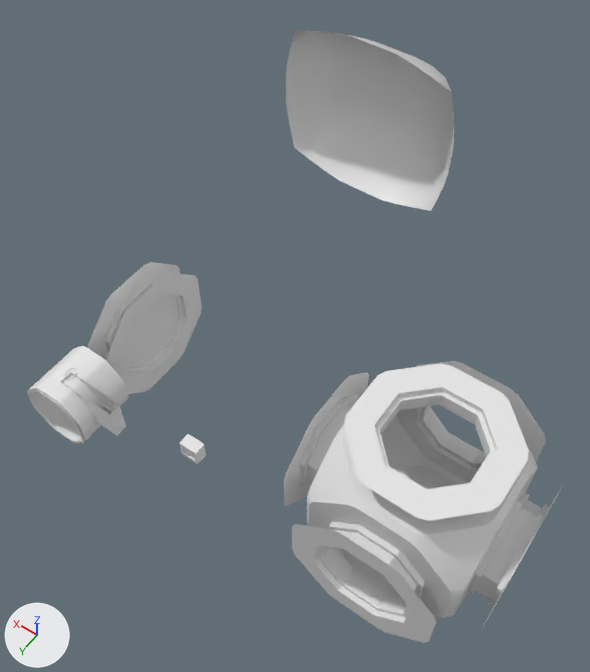
An edit to the Blender file Assets/Blender/pipe.blend, drawn before and after from the same camera.
One viewpoint serves both versions: a 50 mm camera at (-30.0, 18.8, 52.6) aimed at (-4.6, -16.8, -3.2). Arrows for +X, +Y and +Z are at lower left; the lights stay in place.

Objects in the first picture: 'Cube', 'Cylinder', 'cache', 'door', 'door interior', 'sas', 'wall', 'wall 2'.
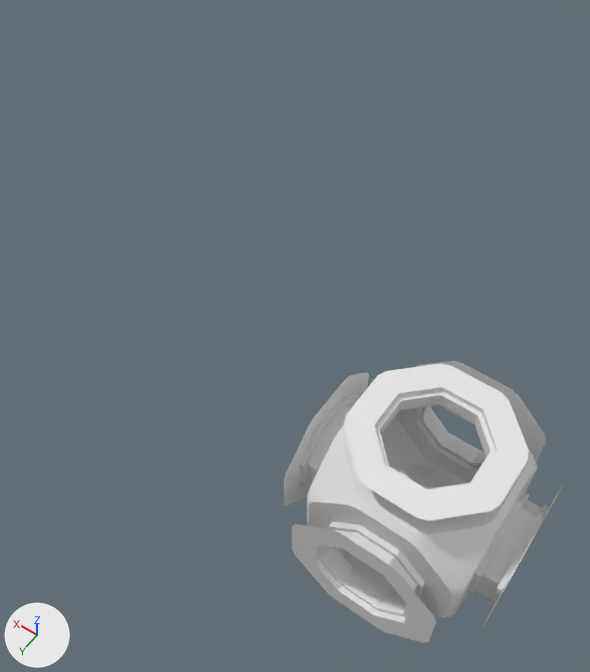
What differs and where, as boxes (x1, y1, x2, y2) in the pictures (590 x 672 px):
'cache', hidden: before (286, 30, 454, 211)
'door', hidden: before (88, 262, 202, 394)
'Cylinder', hidden: before (27, 346, 129, 443)
'door interior', hidden: before (112, 296, 179, 368)
'wall 2', hidden: before (83, 393, 126, 436)
'wall', hidden: before (61, 372, 122, 422)
'Cube', hidden: before (179, 434, 206, 464)

Diff of the bpy script that builds the scene:
```diff
--- a/Assets/Blender/pipe.blend.py
+++ b/Assets/Blender/pipe.blend.py
@@ ob_pipe_head_left @@
 ob_pipe_head_left.scale = (0.5, 0.5, 1.0)
+ob_pipe_head_left.hide_set(True)
@@ ob_cube @@
 ob_cube.location = (-7.0, -1.0, 2.0)
+ob_cube.hide_set(True)
@@ ob_wall @@
 ob_wall.location = (4.5, -0.5, -0.5)
+ob_wall.hide_set(True)
@@ ob_wall_2 @@
 ob_wall_2.location = (4.5, -0.5, -0.5)
+ob_wall_2.hide_set(True)
@@ ob_cylinder @@
 ob_cylinder.location = (4.5, -0.5, -0.5)
+ob_cylinder.hide_set(True)
@@ ob_door @@
 ob_door.location = (4.5, -8.5, -0.5)
+ob_door.hide_set(True)
@@ ob_cache @@
 ob_cache.location = (4.5, -49.5, -0.5)
+ob_cache.hide_set(True)
@@ ob_door_interior @@
 ob_door_interior.location = (4.5, -8.5, -0.5)
+ob_door_interior.hide_set(True)
@@ ob_sas @@
 ob_sas.rotation_euler = (0.0, 1.571, 0.0)  # degrees (0, 90, 0)
+_m = ob_sas.modifiers.new('Hops_Mirror', 'MIRROR')
+_m.use_axis = (True, True, True)
+_m.use_bisect_axis = (True, True, True)
+_m.use_clip = True
```
